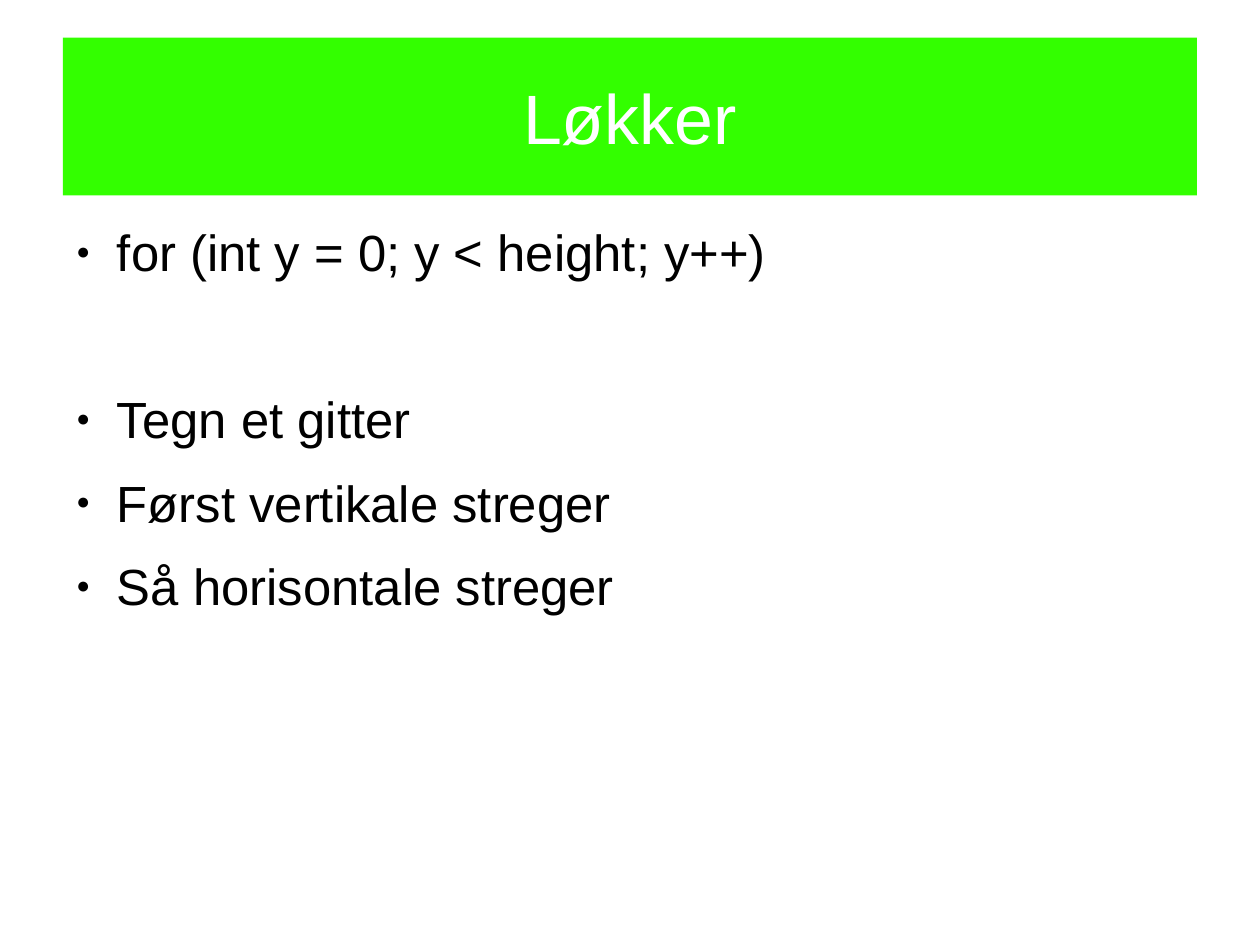
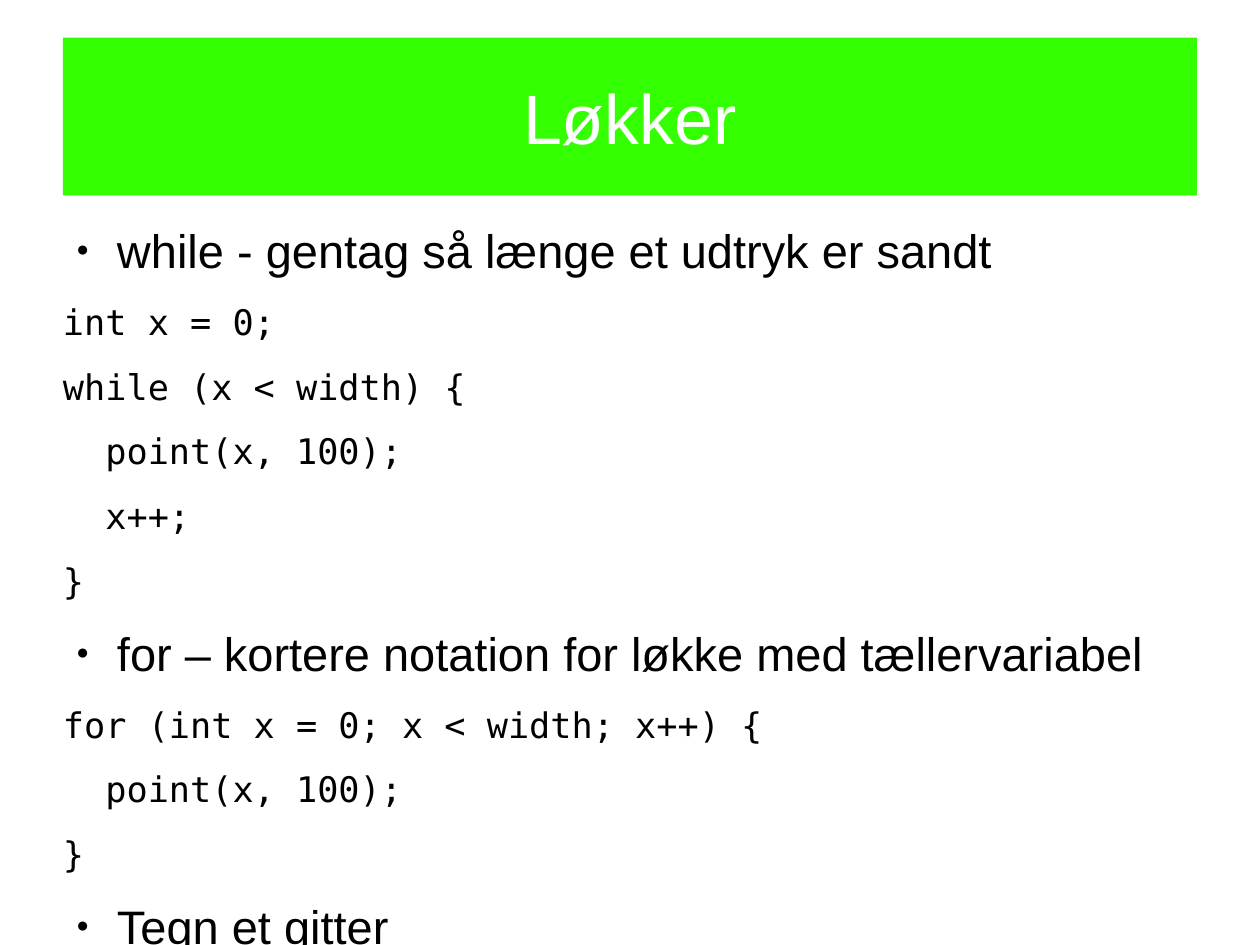
Before and after one commit to openspaceaarhus/Processing-workshops, a slide deck: slide 20 of slides/workshop1/workshop1.odp (slide 19 before the commit). Drawn at 1260x945 pixels with LibreOffice and Linux fonts; fonts in the diff are those of the drawing. Boxes give left, top, right and bottom in pixels: in the first picture for what was removed or moved away, otherwise in the second. Text is boxed around its words. In the diff, an @@ line names an element or a change of style, - is before the commit and + after.

Commit message:
Mere om forgreninger og løkker og lidt andre småting

```diff
--- a/slides/workshop1/workshop1.odp
+++ b/slides/workshop1/workshop1.odp
@@ text at box(63, 231, 1143, 810): text changed; size 32 to 29.6 pt @@
-● for (int y = 0; y < height; y++)
+● while - gentag så længe et udtryk er sandt
+int x = 0;
+while (x < width) {
+point(x, 100);
+x++;
+}
+● for – kortere notation for løkke med tællervariabel
+for (int x = 0; x < width; x++) {
+point(x, 100);
+}
@@ text "while - gentag så længe ..." at box(63, 231, 1143, 810): size 32 to 29.6 pt in "Tegn et gitter" @@
@@ text at box(117, 485, 614, 616): paragraphs removed @@
-● Først vertikale streger
-● Så horisontale streger
```
Also in this commit, not shown: 8 other slides changed, 2 slides added, 1 slide removed, 1 other file.
